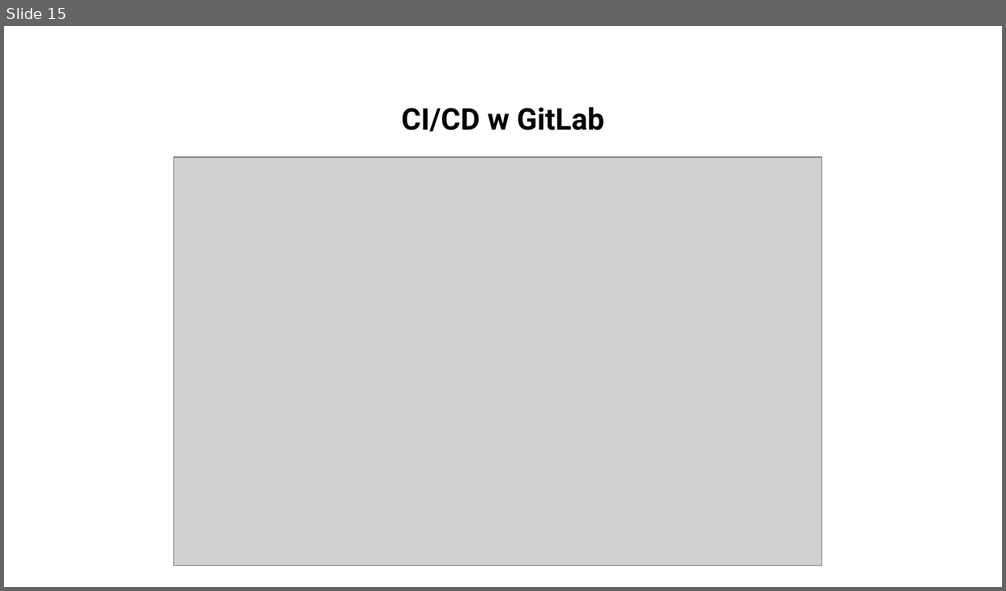
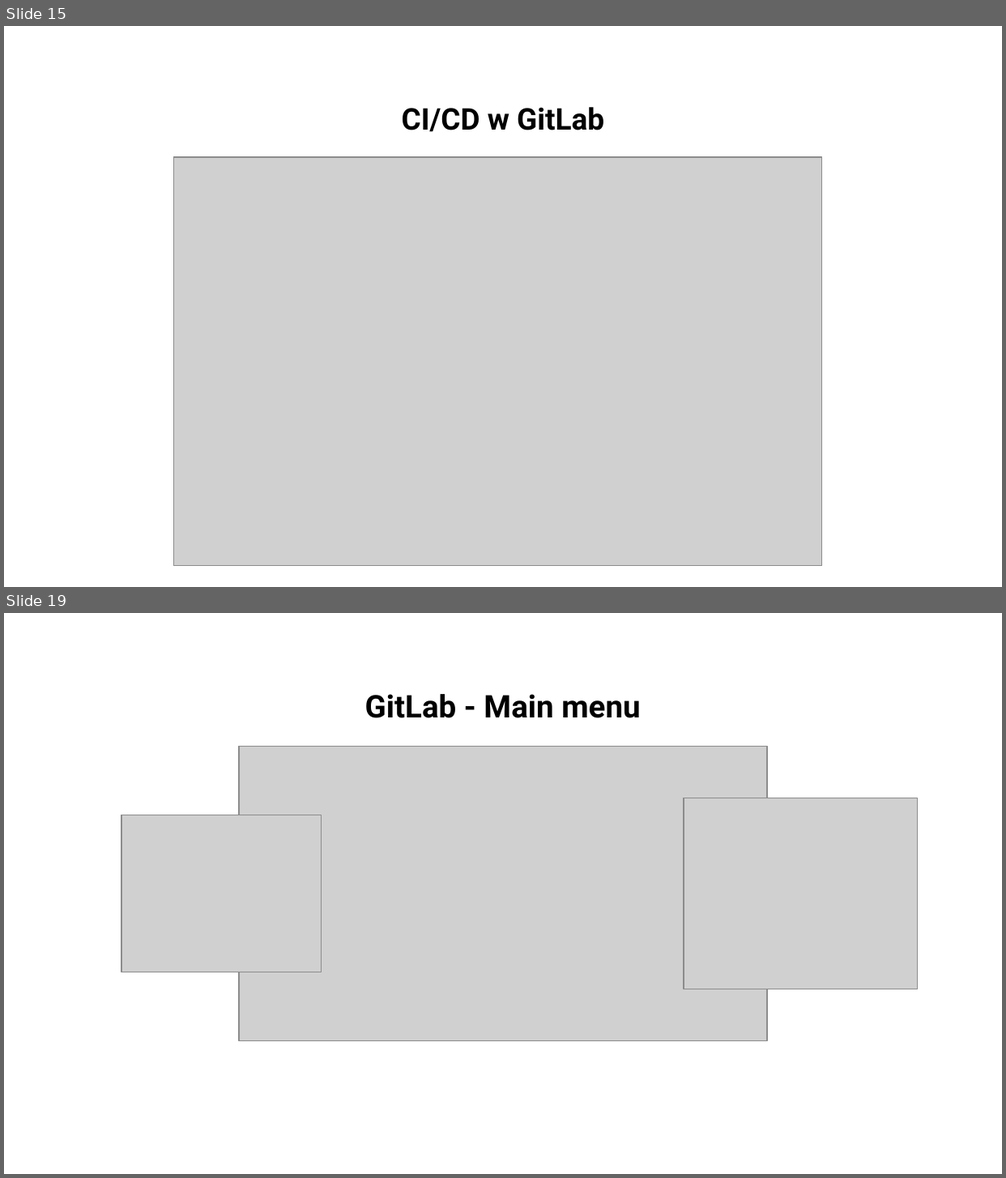
Before and after one commit to arturkwiek/gitlab-tutorial, a slide deck: 04. GitLab - tutorial - Version Control Exercise - GitLab.pptx. Shown one above the other, each under a label of ours: slide 15 before the commit, slides 15 and 19 after it; the slides between them are not shown. The pictures are 1006x591 and 1006x1178 pixels, drawn with LibreOffice and Linux fonts; fonts in the diff are those of the drawing; grey boxes stand for pictures; background and template pictures are left out. Boxes give left, top, right and bottom in pixels: in the first picture for what was removed or moved away, otherwise in the second. Text is boxed around its words. In the diff, an @@ line names an element or a change of style, - is before the commit and + after.

Commit message:
- change ppt

```diff
--- a/04. GitLab - tutorial - Version Control Exercise - GitLab.pptx
+++ b/04. GitLab - tutorial - Version Control Exercise - GitLab.pptx
@@ slide 19 added at (x1=4, y1=613, x2=1002, y2=1174), background picture (left out) @@
@@ title added at (x1=365, y1=694, x2=640, y2=718), 22.5 pt, text #000000, bold @@
+GitLab - Main menu
@@ picture added at (x1=239, y1=747, x2=766, y2=1041) @@
@@ picture added at (x1=684, y1=798, x2=917, y2=989) @@
@@ picture added at (x1=121, y1=815, x2=322, y2=973) @@
```
Also in this commit, not shown: 1 slide changed, 10 other slides added.
